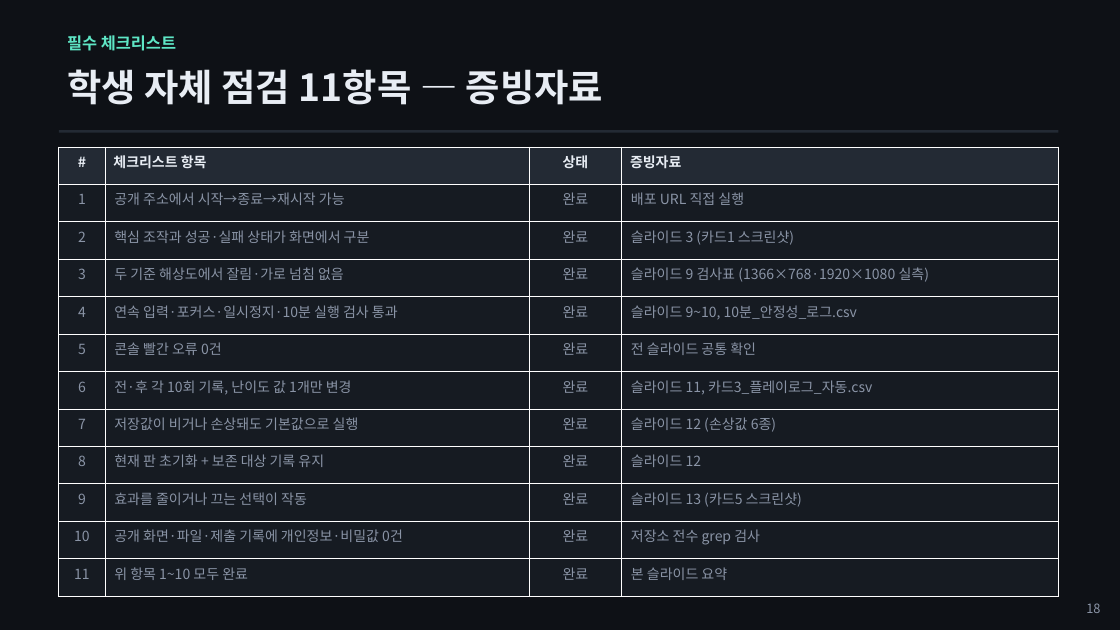
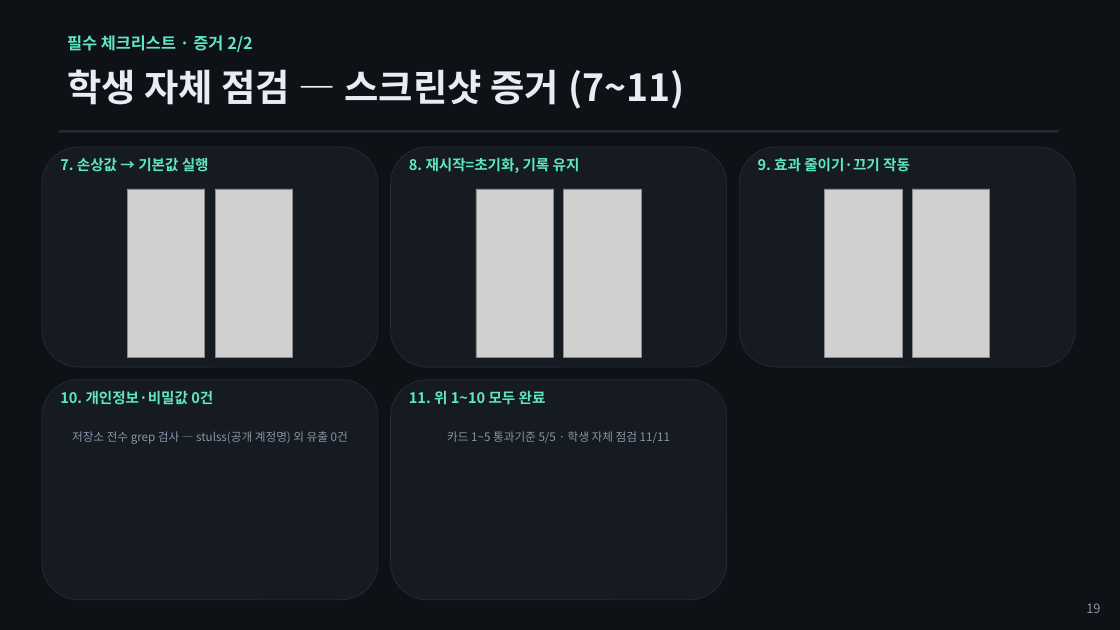
Before and after one commit to stulss/odd-one-out, a slide deck: slide 19 of 발표자료.pptx (slide 18 before the commit). Drawn at 1120x630 pixels with LibreOffice and Linux fonts; fonts in the diff are those of the drawing; grey boxes stand for pictures. Boxes give left, top, right and bottom in pixels: in the first picture for what was removed or moved away, otherwise in the second. Text is boxed around its words. In the diff, an @@ line names an element or a change of style, - is before the commit and + after.

```diff
--- a/발표자료.pptx
+++ b/발표자료.pptx
@@ text at (67, 35, 253, 52): text changed @@
-필수 체크리스트
+필수 체크리스트 · 증거 2/2
@@ text at (67, 69, 684, 109): text changed @@
-학생 자체 점검 11항목 — 증빙자료
+학생 자체 점검 — 스크린샷 증거 (7~11)
@@ rounded rectangle added at (42, 147, 378, 367), fill #161B22, outline #232A34 0.75 pt @@
@@ table removed at (59, 147, 1059, 597), 12 rows, 4 columns @@
-# | 체크리스트 항목 | 상태 | 증빙자료
-1 | 공개 주소에서 시작→종료→재시작 가능 | 완료 | 배포 URL 직접 실행
-2 | 핵심 조작과 성공·실패 상태가 화면에서 구분 | 완료 | 슬라이드 3 (카드1 스크린샷)
-3 | 두 기준 해상도에서 잘림·가로 넘침 없음 | 완료 | 슬라이드 9 검사표 (1366×768·1920×1080 실측)
-4 | 연속 입력·포커스·일시정지·10분 실행 검사 통과 | 완료 | 슬라이드 9~10, 10분_안정성_로그.csv
-5 | 콘솔 빨간 오류 0건 | 완료 | 전 슬라이드 공통 확인
-6 | 전·후 각 10회 기록, 난이도 값 1개만 변경 | 완료 | 슬라이드 11, 카드3_플레이로그_자동.csv
-7 | 저장값이 비거나 손상돼도 기본값으로 실행 | 완료 | 슬라이드 12 (손상값 6종)
-8 | 현재 판 초기화 + 보존 대상 기록 유지 | 완료 | 슬라이드 12
-9 | 효과를 줄이거나 끄는 선택이 작동 | 완료 | 슬라이드 13 (카드5 스크린샷)
-10 | 공개 화면·파일·제출 기록에 개인정보·비밀값 0건 | 완료 | 저장소 전수 grep 검사
-11 | 위 항목 1~10 모두 완료 | 완료 | 본 슬라이드 요약
@@ rounded rectangle added at (391, 147, 727, 367), fill #161B22, outline #232A34 0.75 pt @@
@@ rounded rectangle added at (739, 147, 1075, 367), fill #161B22, outline #232A34 0.75 pt @@
@@ text added at (60, 157, 209, 172), 12.5 pt, text #5EE6C5, bold @@
+7. 손상값 → 기본값 실행
@@ text added at (409, 157, 580, 173), 12.5 pt, text #5EE6C5, bold @@
+8. 재시작=초기화, 기록 유지
@@ text added at (758, 157, 910, 172), 12.5 pt, text #5EE6C5, bold @@
+9. 효과 줄이기·끄기 작동
@@ picture added at (128, 189, 205, 357) @@
@@ picture added at (215, 189, 292, 357) @@
@@ picture added at (476, 189, 554, 357) @@
@@ picture added at (564, 189, 641, 357) @@
@@ picture added at (825, 189, 902, 357) @@
@@ picture added at (912, 189, 990, 357) @@
@@ rounded rectangle added at (42, 380, 378, 600), fill #161B22, outline #232A34 0.75 pt @@
@@ rounded rectangle added at (391, 380, 727, 600), fill #161B22, outline #232A34 0.75 pt @@
@@ text added at (60, 390, 213, 405), 12.5 pt, text #5EE6C5, bold @@
+10. 개인정보·비밀값 0건
@@ text added at (409, 390, 546, 405), 12.5 pt, text #5EE6C5, bold @@
+11. 위 1~10 모두 완료
@@ text added at (72, 431, 348, 444), 10 pt, text #8A94A6 @@
+저장소 전수 grep 검사 — stulss(공개 계정명) 외 유출 0건
@@ text added at (447, 431, 670, 443), 10 pt, text #8A94A6 @@
+카드 1~5 통과기준 5/5 · 학생 자체 점검 11/11
@@ text at (1086, 603, 1100, 613): text changed @@
-18
+19
```
Also in this commit, not shown: 1 other slide changed, 1 slide added, 10 other files.
